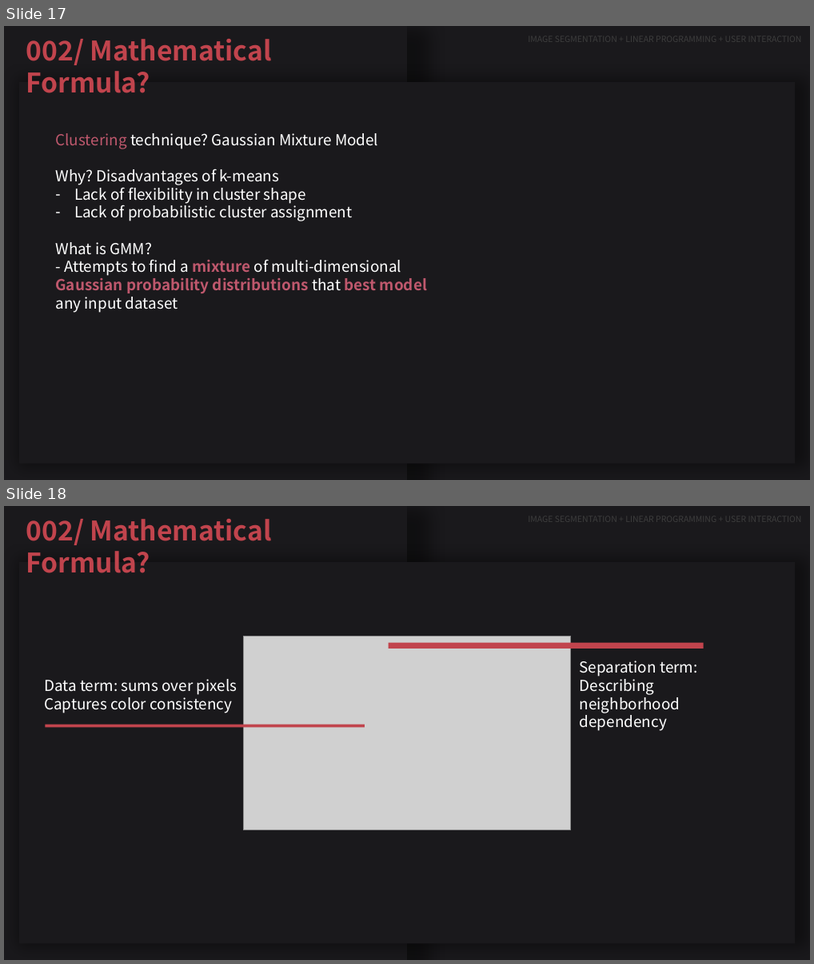
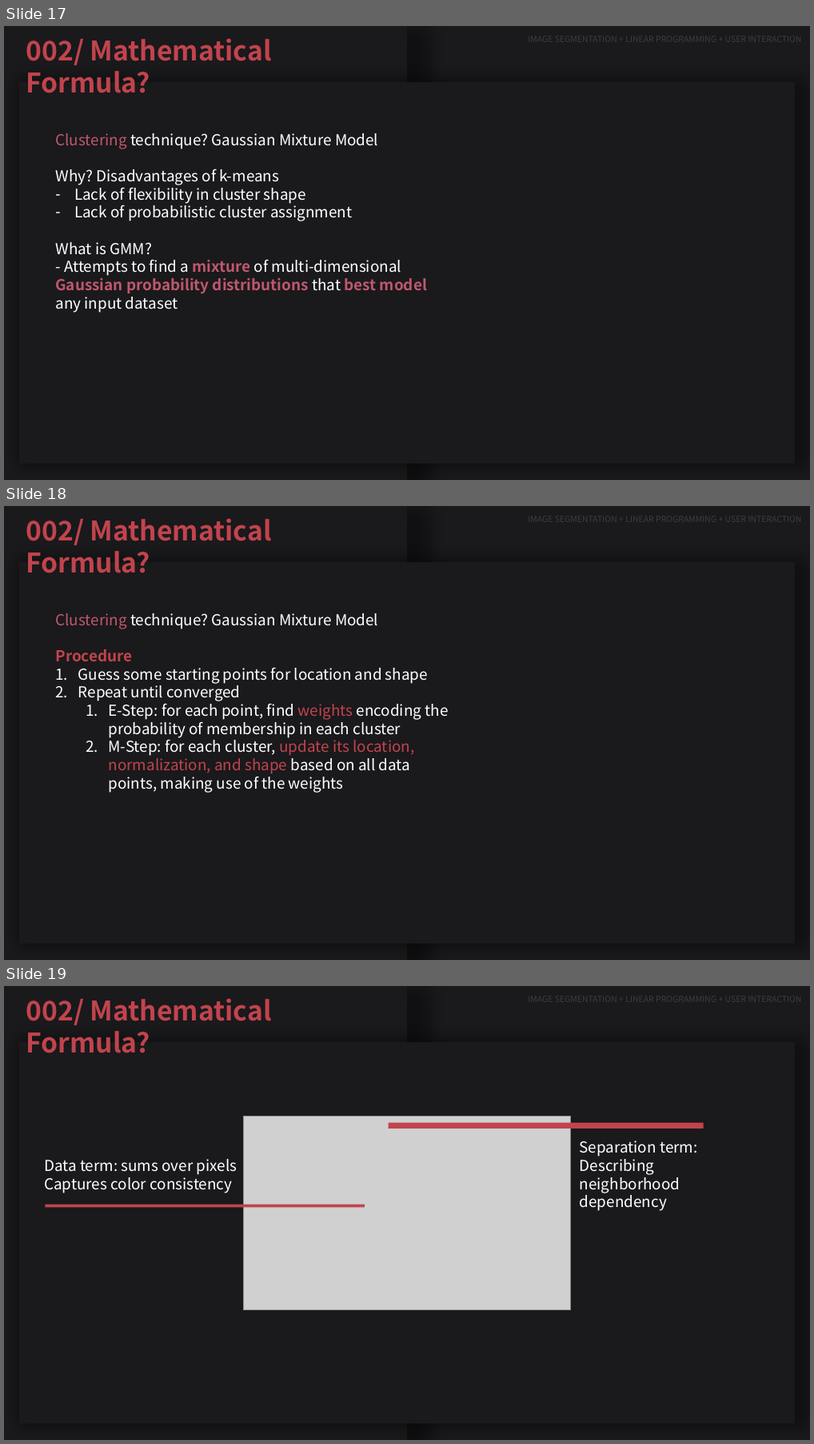
Before and after one commit to JeeheonKim/interactive-color-segmentation-with-linear-programming, a slide deck: comp3807.pptx. Shown one above the other, each under a label of ours: slides 17 and 18 before the commit, slides 17, 18 and 19 after it. The pictures are 814x964 and 814x1444 pixels, drawn with LibreOffice and Linux fonts; fonts in the diff are those of the drawing; grey boxes stand for pictures. Boxes give left, top, right and bottom in pixels: in the first picture for what was removed or moved away, otherwise in the second. Text is boxed around its words. In the diff, an @@ line names an element or a change of style, - is before the commit and + after.

```diff
--- a/comp3807.pptx
+++ b/comp3807.pptx
@@ slide 18 added at (x1=4, y1=506, x2=810, y2=960), background #1A191C; not listed: 2 template elements that a slide beside it also shows @@
@@ text added at (x1=26, y1=519, x2=272, y2=573), 32 pt, text #C1444D, bold @@
+002/ Mathematical Formula?
@@ text added at (x1=55, y1=613, x2=449, y2=792), 18 pt, text #FFFFFF @@
+Clustering technique? Gaussian Mixture Model
+Procedure
+1. Guess some starting points for location and shape
+2. Repeat until converged
+  1. E-Step: for each point, find weights encoding the probability of membership in each cluster
+  2. M-Step: for each cluster, update its location, normalization, and shape based on all data points, making use of the weights
@@ what was slide 18 is now slide 19 @@
```
Also in this commit, not shown: 1 slide changed, 4 other files.
